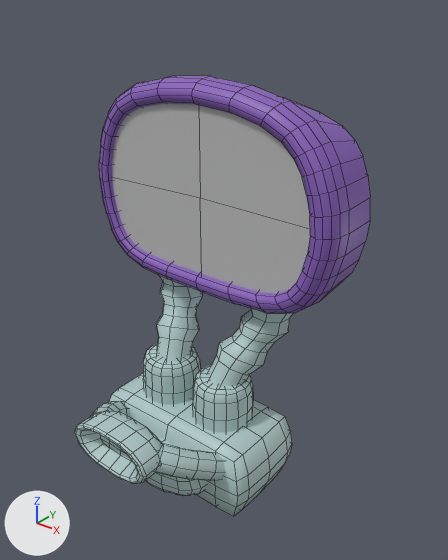
A saved change to the FBX model Assets/Meshes/Appliances/Appliances_Capsule_Filler.fbx.
Before and after are seen from a 50 mm lens placed at (2.27, -2.54, 3.05), pointed at (0.19, 0.06, 1.44). Arrows for +X, +Y and +Z are at lower left; the lights stay in place. Mesh edges are drawn as thin lines. Where no turn or scale is listed for an object, it has been applied to the vertices.

Names of what the first picture shows: 'Force_Field', 'PillCatcher_Net'.
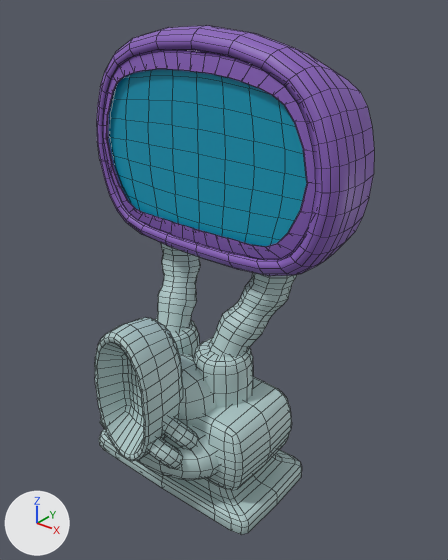
Location of each change, (x1, y1, x2, y2) in pixels of the pictures (448 x 560 px):
'PillCatcher_Net', deleted: before (74, 76, 370, 516)
    faces in mat_lambert10 (light grey #b3cdcc): (74, 275, 293, 516)
    faces in mat_lambert9 (purple #895fbc): (99, 76, 370, 313)
'Force_Field', reshaped, moved (7% shorter): before (112, 103, 310, 294); after (107, 69, 307, 247)
'Base', added: after (95, 243, 302, 535)
'Net', added (purple): after (96, 26, 374, 276)

Diff of the bpy script that builds the scene:
```diff
--- a/Assets/Meshes/Appliances/Appliances_Capsule_Filler.fbx.py
+++ b/Assets/Meshes/Appliances/Appliances_Capsule_Filler.fbx.py
@@ mat_forcefield_mat @@
+mat_forcefield_mat = principled_material('ForceField_Mat')
+mat_forcefield_mat.base_color = (0.0, 0.327, 0.5)  # cyan #009bbc
@@ me_mesh @@
 # used by ob_force_field; parent = ob_pillcatcher; location = (0.0, 189.1, -7.711)
-me_mesh.from_pydata(...)  # 9 vertices, 4 faces; spans x -84.0..84.0, y -57.0..60.0, z 0.0
-me_mesh.materials.append(mat_forcefield)  # grey #bcbcbc
+me_mesh.from_pydata(...)  # 81 vertices, 64 faces; spans x -78.0..78.0, y -56.0..55.0, z 0.0
+# me_mesh part 1: the whole mesh is rebuilt
+me_mesh.materials.append(mat_forcefield_mat)  # cyan #009bbc
@@ me_mesh_002 @@
+me_mesh_002.from_pydata(...)  # 1690 vertices, 1588 faces; spans x -0.68..0.68, y -0.54..0.54, z -0.84..0.84
+me_mesh_002.materials.append(mat_lambert10)  # light grey #b3cdcc
@@ me_mesh_001_1 @@
+me_mesh_001_1.from_pydata(...)  # 1152 vertices, 1144 faces; spans x -0.9..0.9, y -0.26..0.26, z -0.67..0.67
+me_mesh_001_1.materials.append(mat_lambert9)  # purple #895fbc
@@ ob_force_field @@
 ob_force_field.parent = ob_pillcatcher
-ob_force_field.location = (0.0, 189.1, -7.711)
+ob_force_field.location = (-0.653, 216.7, -7.294)
@@ ob_pillcatcher_net @@
-ob_pillcatcher_net = bpy.data.objects.new('PillCatcher_Net', me_mesh_001)
-ob_pillcatcher_net.location = (0.0, 0.0, 0.0)
@@ ob_base @@
+ob_base = bpy.data.objects.new('Base', me_mesh_002)
+ob_base.location = (0.0, -0.108, 0.841)
@@ ob_net @@
+ob_net = bpy.data.objects.new('Net', me_mesh_001_1)
+ob_net.location = (0.0, 0.304, 2.162)
```
